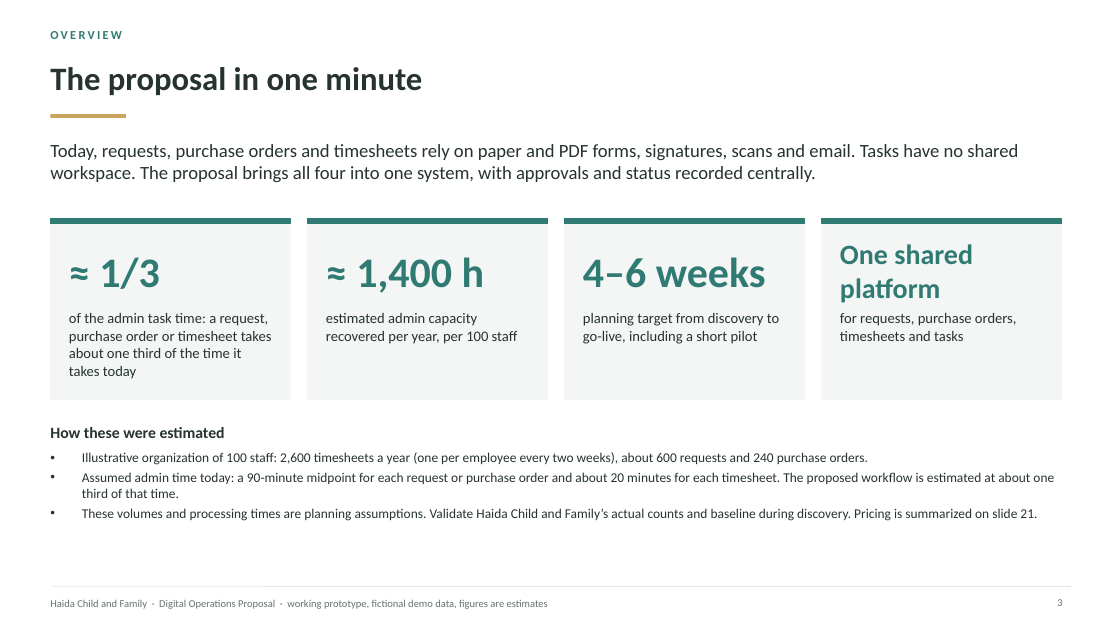
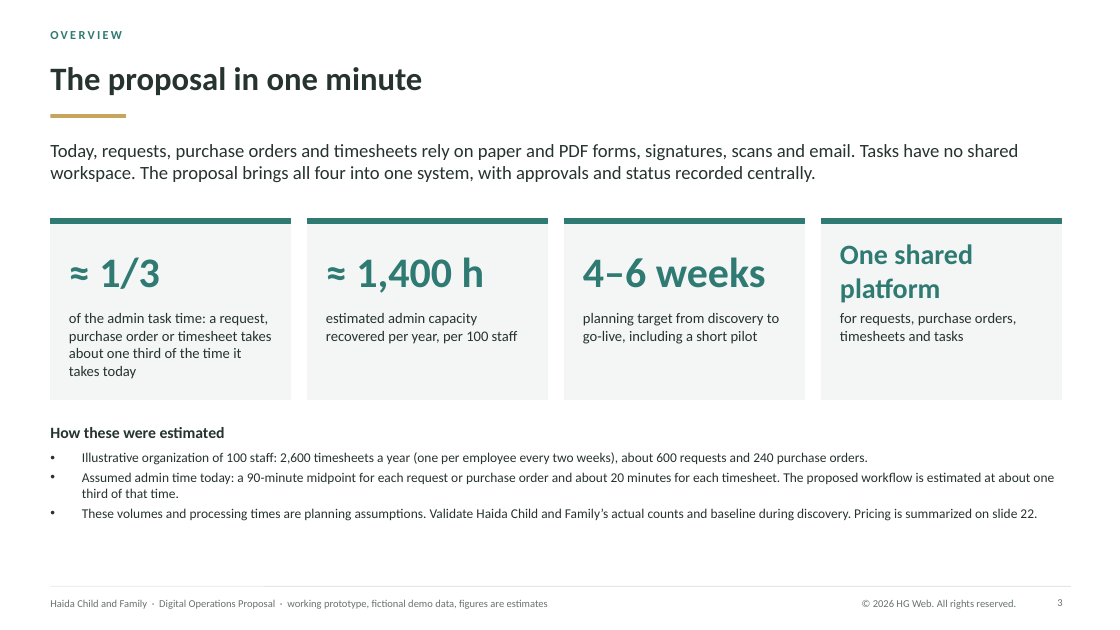
Before and after one commit to AndalibOlee/Portfolio, a slide deck: slide 3 of demo-platform/docs/Haida_Child_and_Family_Executive_Digital_Operations_Proposal.pptx. Drawn at 1120x630 pixels with LibreOffice and Linux fonts; fonts in the diff are those of the drawing. Boxes give left, top, right and bottom in pixels: in the first picture for what was removed or moved away, otherwise in the second. Text is boxed around its words. In the diff, an @@ line names an element or a change of style, - is before the commit and + after.

```diff
--- a/demo-platform/docs/Haida_Child_and_Family_Executive_Digital_Operations_Proposal.pptx
+++ b/demo-platform/docs/Haida_Child_and_Family_Executive_Digital_Operations_Proposal.pptx
@@ text at (82,508,1037,521): text changed @@
-• These volumes and processing times are planning assumptions. Validate Haida Child and Family’s actual counts and baseline during discovery. Pricing is summarized on slide 21.
+• These volumes and processing times are planning assumptions. Validate Haida Child and Family’s actual counts and baseline during discovery. Pricing is summarized on slide 22.
@@ text added at (873,599,1016,609), 9 pt, text #66736F @@
+© 2026 HG Web. All rights reserved.
```
Also in this commit, not shown: 21 other slides changed, 1 slide added, 11 other files.
